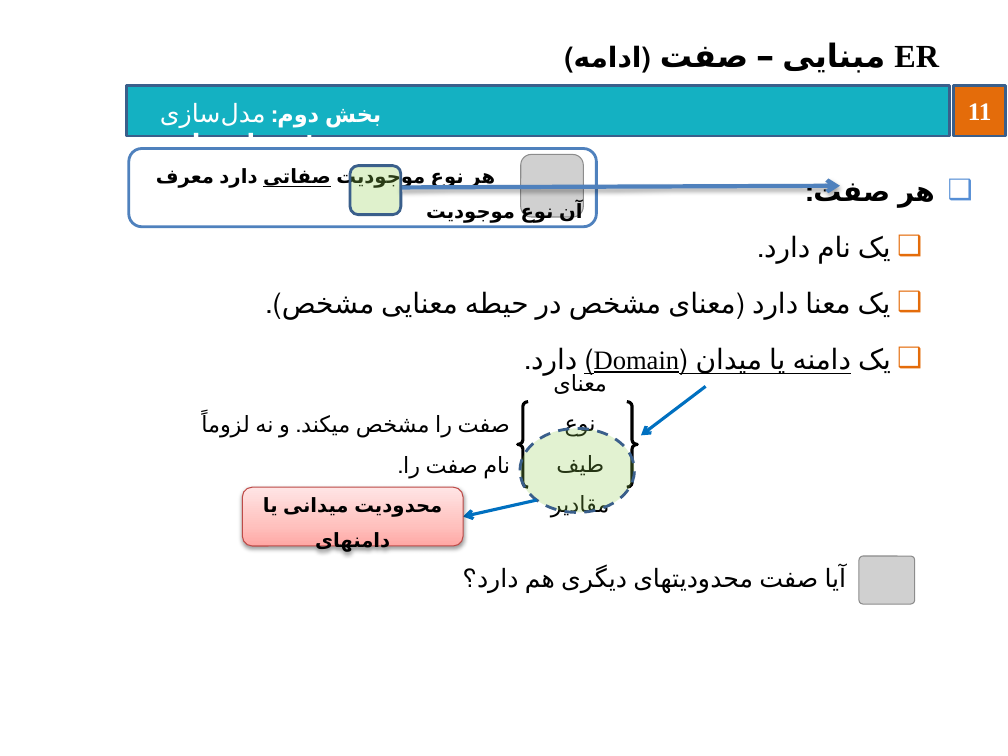
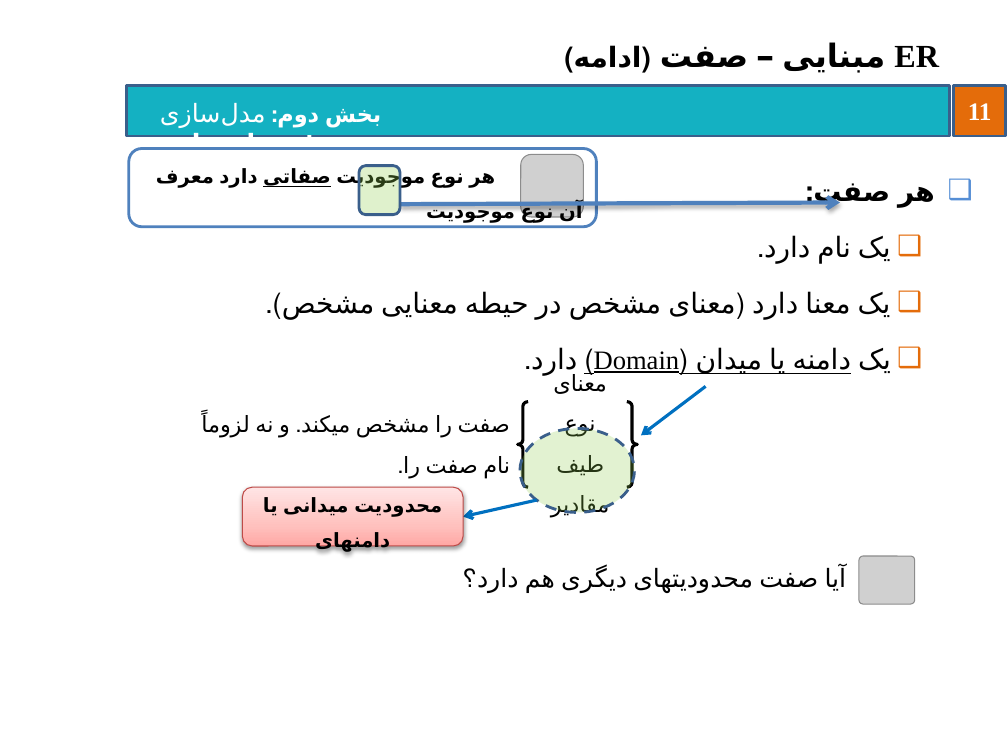
Before and after one commit to behnamhatami/DB-Slides, a slide deck: slide 11 of 2-DB-DataModeling.pptx. Drawn at 1008x756 pixels with LibreOffice and Linux fonts; fonts in the diff are those of the drawing; grey boxes stand for pictures; background and template pictures are left out. Boxes give left, top, right and bottom in pixels: in the first picture for what was removed or moved away, otherwise in the second. Text is boxed around its words. In the diff, an @@ line names an element or a change of style, - is before the commit and + after.

```diff
--- a/2-DB-DataModeling.pptx
+++ b/2-DB-DataModeling.pptx
@@ rounded rectangle: place and size @@
-rounded rectangle at box(350, 165, 400, 215)
+rounded rectangle at box(359, 165, 400, 215)
@@ arrow moved from (401, 187) - (840, 185) to (401, 205) - (840, 203) @@
```
Also in this commit, not shown: 12 other slides changed.
